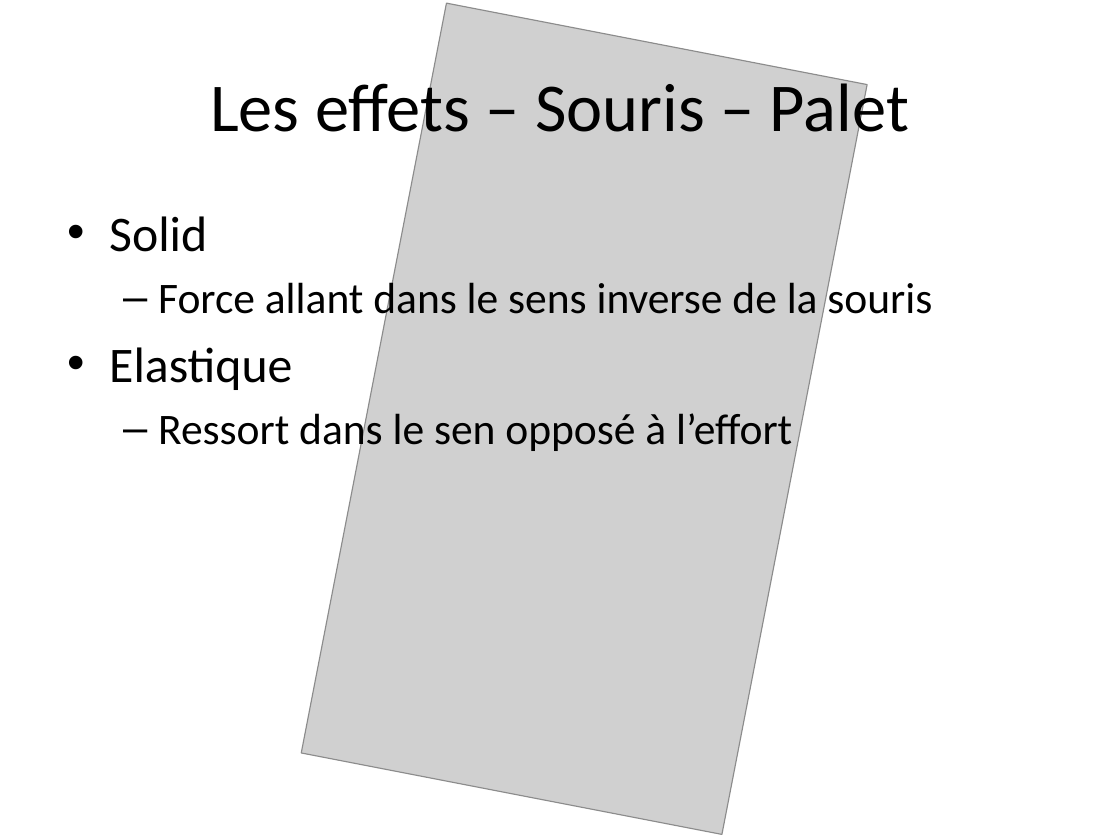
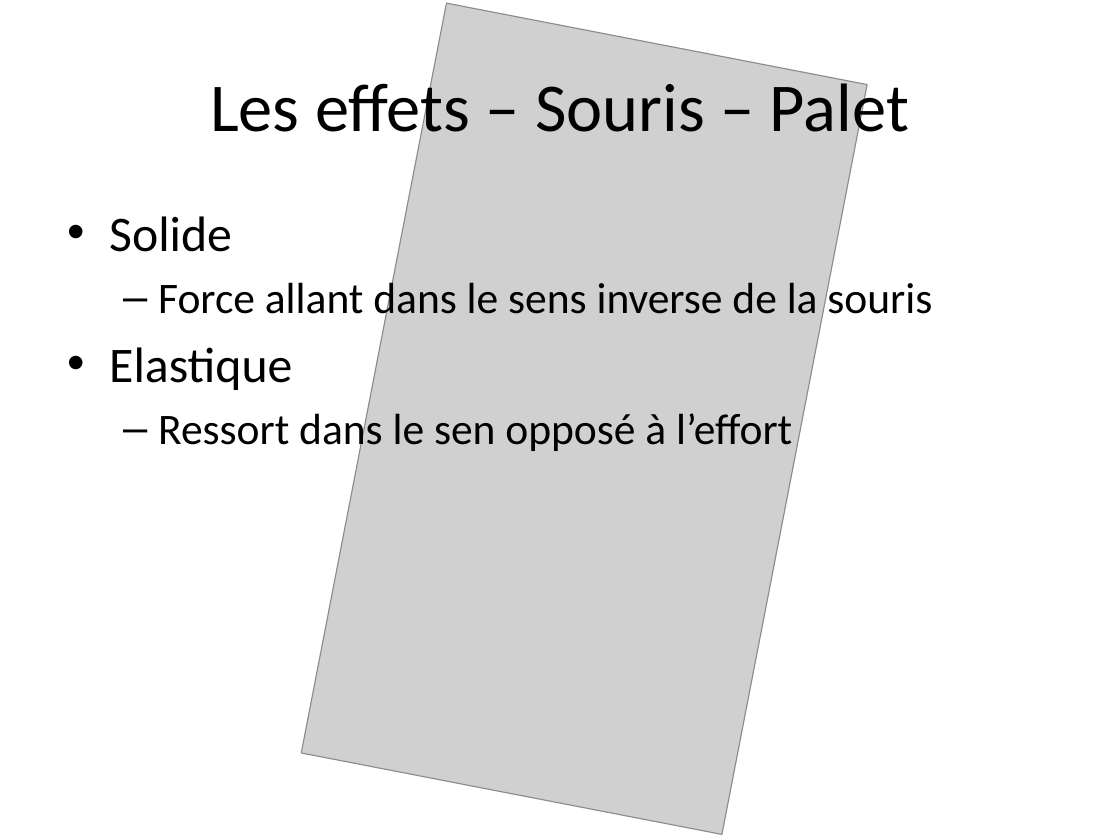
Before and after one commit to nicolasrn/haptiqueprojectnrmg, a slide deck: slide 7 of Air Hockey Haptique.pptx. Drawn at 1120x840 pixels with LibreOffice and Linux fonts; fonts in the diff are those of the drawing; grey boxes stand for pictures. Boxes give left, top, right and bottom in pixels: in the first picture for what was removed or moved away, otherwise in the second. Text is boxed around its words. In the diff, an @@ line names an element or a change of style, - is before the commit and + after.

```diff
--- a/Air Hockey Haptique.pptx
+++ b/Air Hockey Haptique.pptx
@@ text at (109, 216, 232, 252): text changed @@
-• Solid
+• Solide
```
Also in this commit, not shown: 2 other slides changed, 4 other files.
